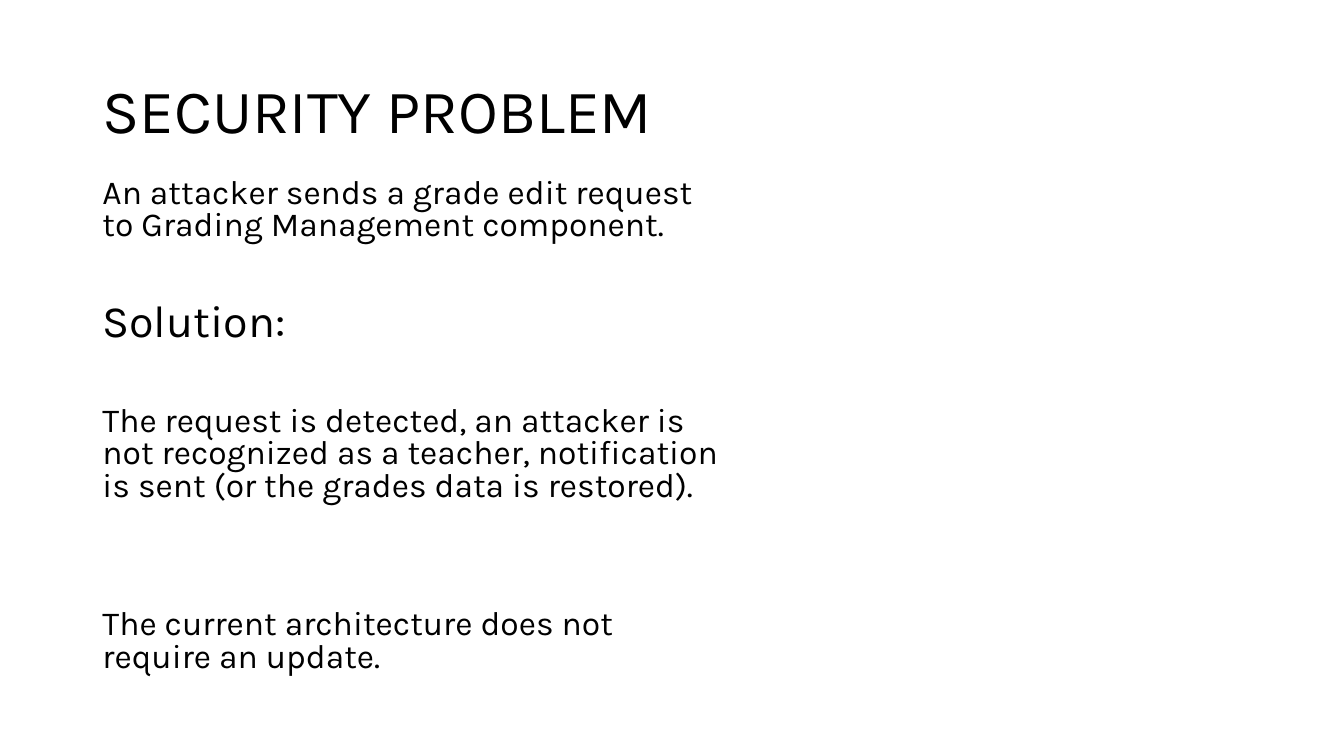
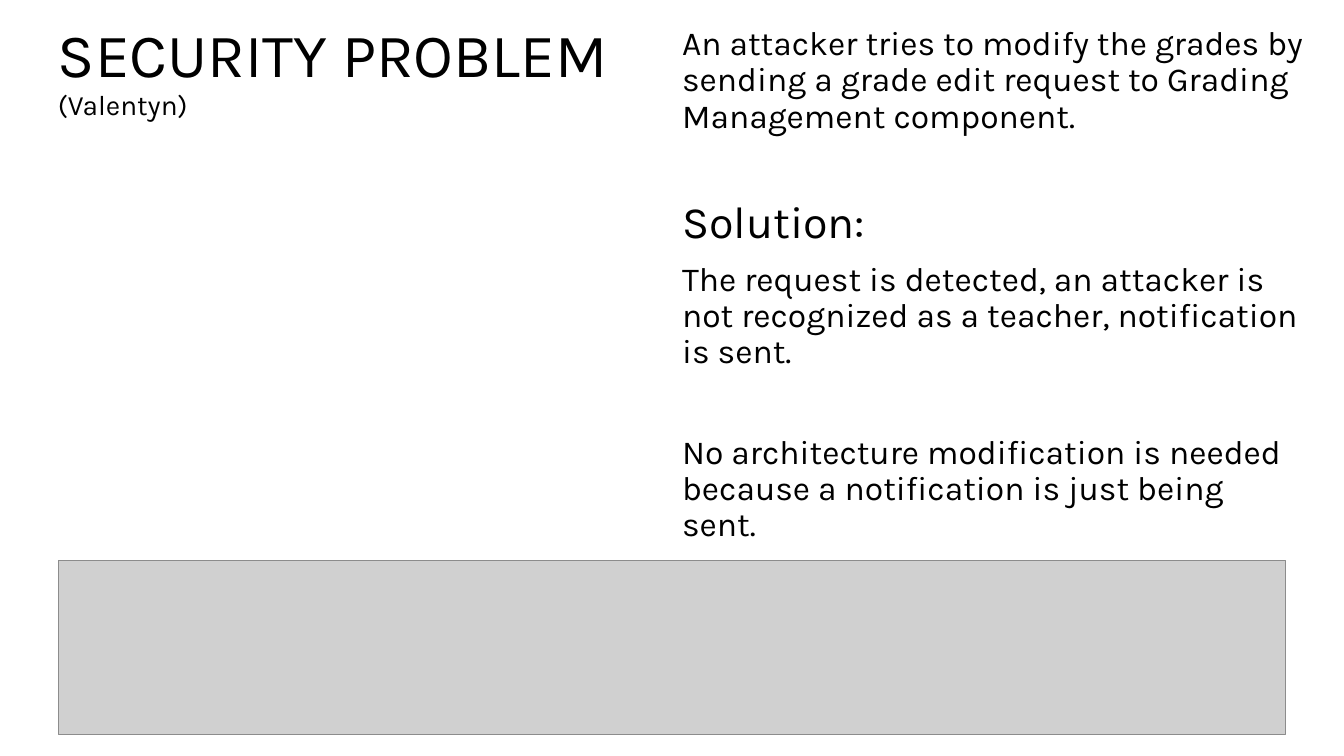
Before and after one commit to mayembe-martin/software_architecture_schedules, a slide deck: slide 2 of M2/Presentation_Qualities.pptx (slide 19 before the commit). Drawn at 1344x756 pixels with LibreOffice and Linux fonts; fonts in the diff are those of the drawing; grey boxes stand for pictures. Boxes give left, top, right and bottom in pixels: in the first picture for what was removed or moved away, otherwise in the second. Text is boxed around its words. In the diff, an @@ line names an element or a change of style, - is before the commit and + after.

Commit message:
update slides

```diff
--- a/M2/Presentation_Qualities.pptx
+++ b/M2/Presentation_Qualities.pptx
@@ text "An attacker tries to modify ...": place and size @@
-text "An attacker tries to modify ..." at (102,181,718,676)
+text "An attacker tries to modify ..." at (682,32,1303,537)
@@ title at (58,37,607,122): text changed @@
-SECURITY PROBLEM
+SECURITY PROBLEM
+(Valentyn)
@@ text at (682,32,1303,137): text changed @@
-An attacker sends a grade edit request to Grading Management component.
+An attacker tries to modify the grades by sending a grade edit request to Grading Management component.
@@ text at (682,207,865,239): line spacing 0.8 to 0.9 @@
@@ text at (682,268,1298,537): text changed @@
-The request is detected, an attacker is not recognized as a teacher, notification is sent (or the grades data is restored).
-The current architecture does not require an update.
+The request is detected, an attacker is not recognized as a teacher, notification is sent.
+No architecture modification is needed because a notification is just being sent.
@@ picture added at (58,561,1287,735) @@
```
Also in this commit, not shown: 6 other slides changed, 2 slides added, 1 slide removed, 1 other file.
